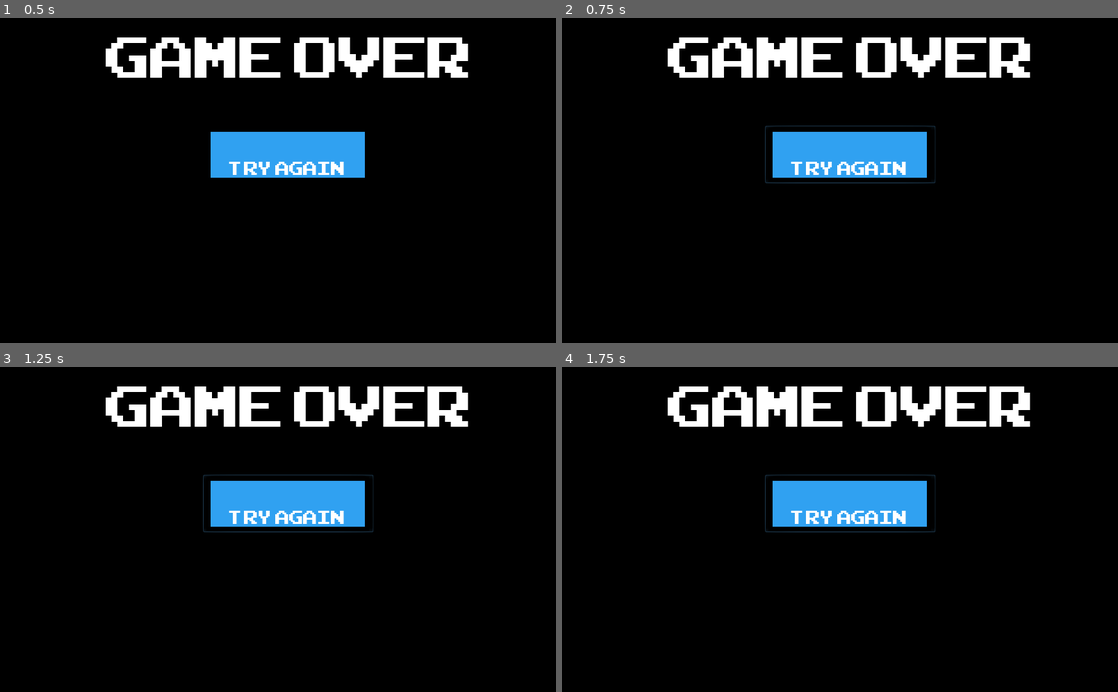
Above: before the commit, frames 1-4 (two rows, left to right).
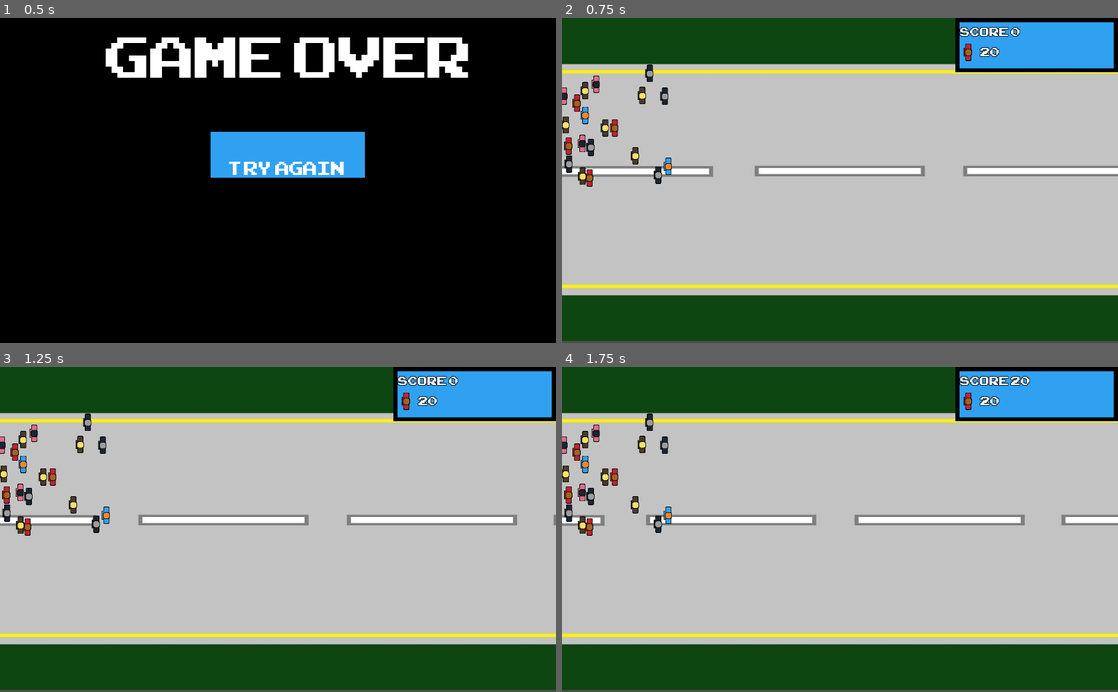
Above: after the commit, the same moments.

Repository: Robimy-gry/QGJ
Game: Godot game, scene res://GameOver.tscn
Two runs of this game, one before a commit and one after it. Both use one fixed random seed, a clock stepped at 60 frames per second and the inputs below. This scene is started directly instead of the project's main scene.
Inputs (mouse positions are in pixels of both pictures, inside the frame that each line leads up to):
- Up to frame 1 (0.5 s): no input
- Up to frame 2 (0.75 s): click "TRY AGAIN" at 0.5 s
- Up to frame 3 (1.25 s): no input
- Up to frame 4 (1.75 s): click (851, 503) at 1.25 s, where only the run before the commit has a clickable "TRY AGAIN"

Frame 1 is identical in both runs. In frame 2, 99% of the frame differs, in the area x 0-100%, y 0-100%; in frame 3, 99%; in frame 4, 99%.
Error before the commit: Parse Error: Expected identifier as member (res://GameOver.gd:5)

Commit message:
Volume addjustment

Diff:
--- a/GameOver.gd
+++ b/GameOver.gd
@@ -2,4 +2,3 @@
 
 func _on_Button_pressed():
 	get_tree().change_scene("res://World.tscn")
-	print(World.)
--- a/Player.tscn
+++ b/Player.tscn
@@ -15,6 +15,31 @@
 
 [sub_resource type="SpriteFrames" id=1]
 animations = [ {
+"frames": [ ExtResource( 9 ) ],
+"loop": true,
+"name": "p5_down",
+"speed": 5.0
+}, {
+"frames": [ ExtResource( 4 ) ],
+"loop": true,
+"name": "p4_right",
+"speed": 5.0
+}, {
+"frames": [ ExtResource( 10 ) ],
+"loop": true,
+"name": "p3_down",
+"speed": 5.0
+}, {
+"frames": [ ExtResource( 1 ) ],
+"loop": true,
+"name": "p1_right",
+"speed": 5.0
+}, {
+"frames": [ ExtResource( 5 ) ],
+"loop": true,
+"name": "p2_right",
+"speed": 5.0
+}, {
 "frames": [ ExtResource( 8 ) ],
 "loop": true,
 "name": "p4_down",
@@ -39,31 +64,6 @@
 "loop": true,
 "name": "p1_down",
 "speed": 5.0
-}, {
-"frames": [ ExtResource( 9 ) ],
-"loop": true,
-"name": "p5_down",
-"speed": 5.0
-}, {
-"frames": [ ExtResource( 4 ) ],
-"loop": true,
-"name": "p4_right",
-"speed": 5.0
-}, {
-"frames": [ ExtResource( 10 ) ],
-"loop": true,
-"name": "p3_down",
-"speed": 5.0
-}, {
-"frames": [ ExtResource( 1 ) ],
-"loop": true,
-"name": "p1_right",
-"speed": 5.0
-}, {
-"frames": [ ExtResource( 5 ) ],
-"loop": true,
-"name": "p2_right",
-"speed": 5.0
 } ]
 
 [sub_resource type="CapsuleShape2D" id=2]
@@ -83,4 +83,4 @@
 
 [node name="AudioStreamPlayer" type="AudioStreamPlayer" parent="."]
 stream = ExtResource( 12 )
-volume_db = -25.0
+volume_db = -40.0
